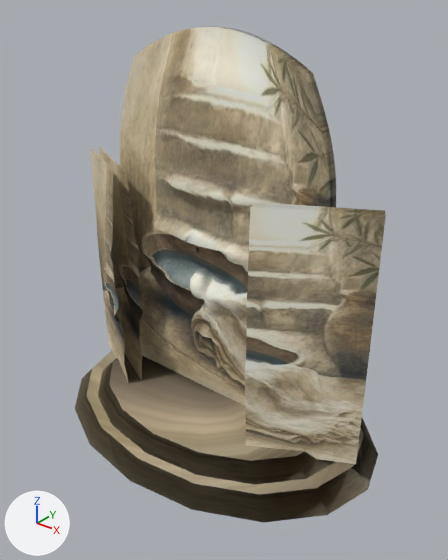
A saved change to the glTF model assets/models/scenes/joy-in-chains-8.glb.
The view is the same before and after, from a camera (50 mm lens) standing at (2.66, -3.23, 3.26) and looking at (0.11, -0.04, 1.28). Lighting does not change. The marker at lower left points along +X, +Y and +Z. The picture after the commit comes second.

In view in the first picture: 'PaintingSculptureMonument'.
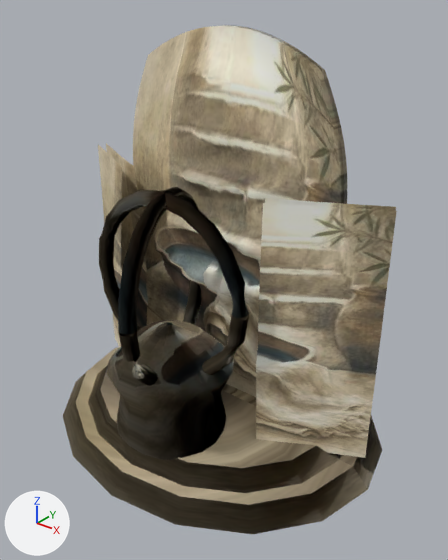
The edits, one by one:
me_paintingsculpturemesh is used by ob_paintingsculpturemonument; location (0.0, 0.0, 0.0).
me_paintingsculpturemesh had 4470 vertices, 8612 faces and spanned x -1.38..1.38, y -0.99..0.99, z 0.0..2.99.
me_paintingsculpturemesh now has 4302 vertices, 8244 faces and spans x -1.38..1.38, y -1.17..1.17, z 0.0..2.99.
me_paintingsculpturemesh part 1: the loose piece of 3168 vertices spanning x -1.01..1.01, y -0.33..0.23, z 0.22..2.99 is rebuilt with 2856 vertices and now spans x -1.01..1.01, y -0.18..0.36, z 0.22..2.99.
me_paintingsculpturemesh part 2: the loose piece of 308 vertices spanning x -1.25..-0.53, y -0.32..0.04, z 0.2..2.05 is rebuilt with 216 vertices and now spans x -1.31..-0.62, y -0.36..0.07, z 0.2..2.05.
me_paintingsculpturemesh part 3: the loose piece of 308 vertices spanning x -1.29..-0.6, y -0.48..-0.03, z 0.2..2.05 is rebuilt with 216 vertices and now spans x -1.27..-0.55, y -0.22..0.14, z 0.2..2.05.
me_paintingsculpturemesh part 4: the loose piece of 308 vertices spanning x 0.6..1.29, y -0.5..-0.03, z 0.2..2.05 is rebuilt with 216 vertices and now spans x 0.62..1.31, y -0.41..0.07, z 0.2..2.05.
me_paintingsculpturemesh part 5: the loose piece of 308 vertices spanning x 0.52..1.25, y -0.32..0.04, z 0.2..2.05 is rebuilt with 216 vertices and now spans x 0.53..1.27, y -0.22..0.14, z 0.2..2.05.
me_paintingsculpturemesh part 6: a new loose piece of 212 vertices spanning x -0.67..0.67, y -0.57..-0.47, z 0.71..2.05, in mat_painterlysculpturematerial (picture img_image_0).
me_paintingsculpturemesh part 7: a new loose piece of 210 vertices spanning x -0.27..0.27, y -1.15..0.11, z 0.71..2.05, in mat_painterlysculpturematerial (picture img_image_0).
me_paintingsculpturemesh part 8: a new loose piece of 90 vertices spanning x -0.44..0.46, y -0.98..-0.08, z 0.24..1.09, in mat_painterlysculpturematerial (picture img_image_0).
Part 9, on me_paintingsculpturemesh:
56 vertices are removed from x -1.27..1.27, y -0.99..0.99, z 0.0..0.26.
96 faces are deleted.
56 vertices are added at x -1.27..1.27, y -1.17..1.17, z 0.0..0.26.
96 new faces join them.

Boxes (x1, y1, x2, y2) around the edits, measured in the pictures (448 x 560 px; the box of a moved part takes in the faces that stretch with it):
'PaintingSculptureMonument', reshaped (7% wider)
    before: (75, 27, 386, 522)
    after: (63, 25, 397, 534)
part 1 of me_paintingsculpturemesh, rebuilt
    before: (120, 27, 336, 405)
    after: (133, 25, 347, 397)
part 2 of me_paintingsculpturemesh, rebuilt
    before: (98, 146, 143, 380)
    after: (98, 145, 122, 347)
part 3 of me_paintingsculpturemesh, rebuilt
    before: (90, 147, 128, 381)
    after: (106, 143, 148, 329)
part 4 of me_paintingsculpturemesh, rebuilt
    before: (245, 207, 386, 464)
    after: (256, 203, 397, 458)
part 5 of me_paintingsculpturemesh, rebuilt
    before: (253, 202, 385, 214)
    after: (265, 198, 396, 211)
part 6 of me_paintingsculpturemesh, added
    after: (99, 190, 249, 375)
part 7 of me_paintingsculpturemesh, added
    after: (118, 187, 202, 386)
part 8 of me_paintingsculpturemesh, added
    after: (107, 320, 234, 460)
part 9 of me_paintingsculpturemesh, moved or reshaped
    before: (75, 351, 378, 522)
    after: (63, 347, 382, 534)
